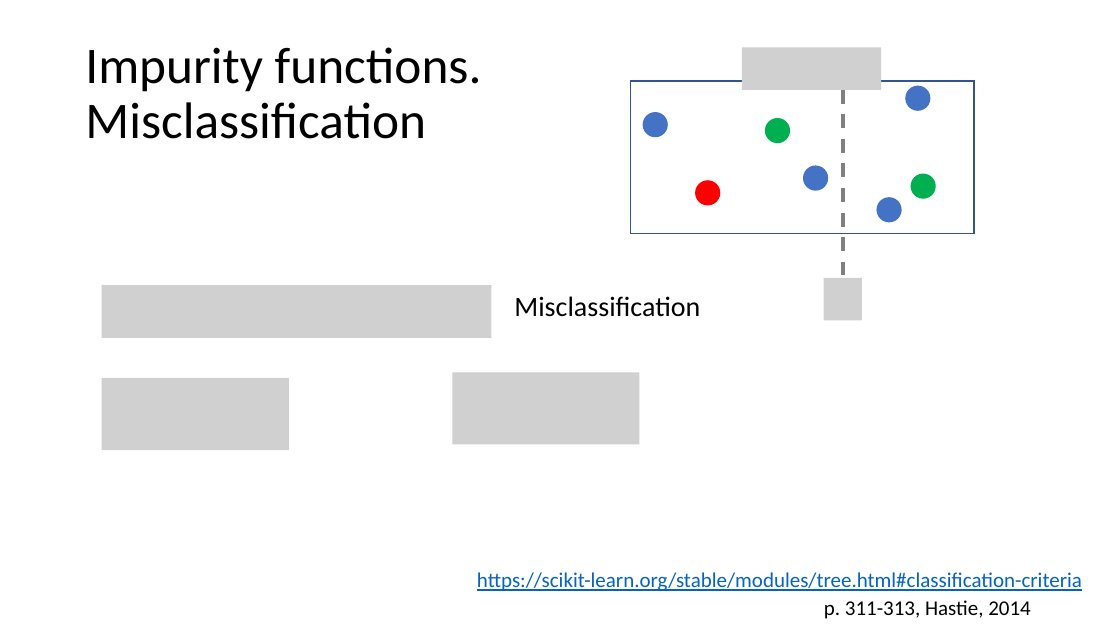
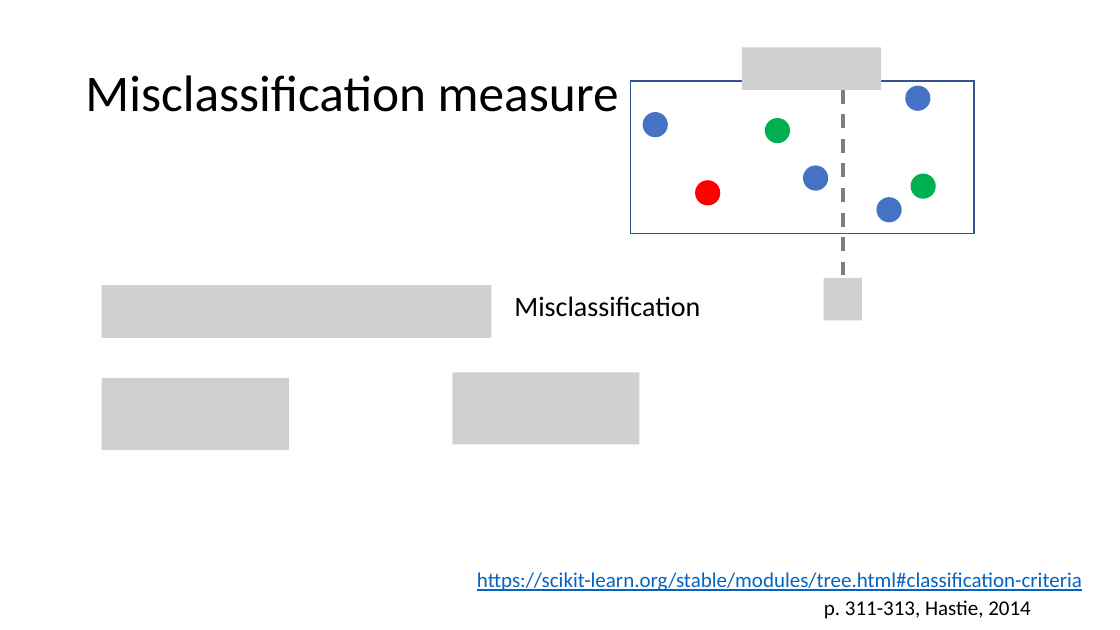
Before and after one commit to mathphysmx/teaching-ml, a slide deck: slide 12 of slides/08_ML_TreeBased.pptx. Drawn at 1120x630 pixels with LibreOffice and Linux fonts; fonts in the diff are those of the drawing; grey boxes stand for pictures. Boxes give left, top, right and bottom in pixels: in the first picture for what was removed or moved away, otherwise in the second. Text is boxed around its words. In the diff, an @@ line names an element or a change of style, - is before the commit and + after.

```diff
--- a/slides/08_ML_TreeBased.pptx
+++ b/slides/08_ML_TreeBased.pptx
@@ title at <box>85,75,619,112</box>: text changed @@
-Impurity functions.
-Misclassification
+Misclassification measure
```
Also in this commit, not shown: 5 other slides changed, 4 other files.
